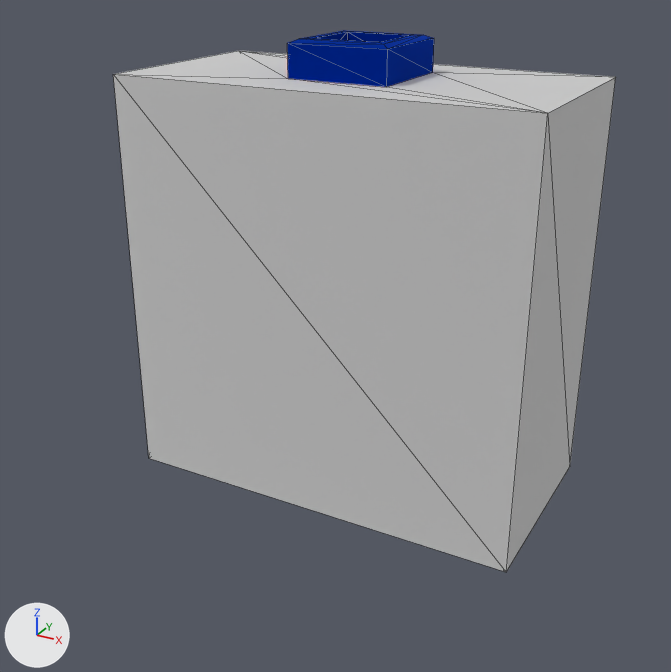
A saved change to the glTF model modules/ARCHEAN_hid/components/Button/PushButton.gltf.
Both versions are drawn from a 50 mm lens placed at (0.244, -0.474, 0.2), pointed at (-0.003, -0.026, -0.024). The lights are fixed; the arrows at lower left show +X, +Y and +Z. Mesh edges are drawn as thin lines. Vertices at the same position are counted once.
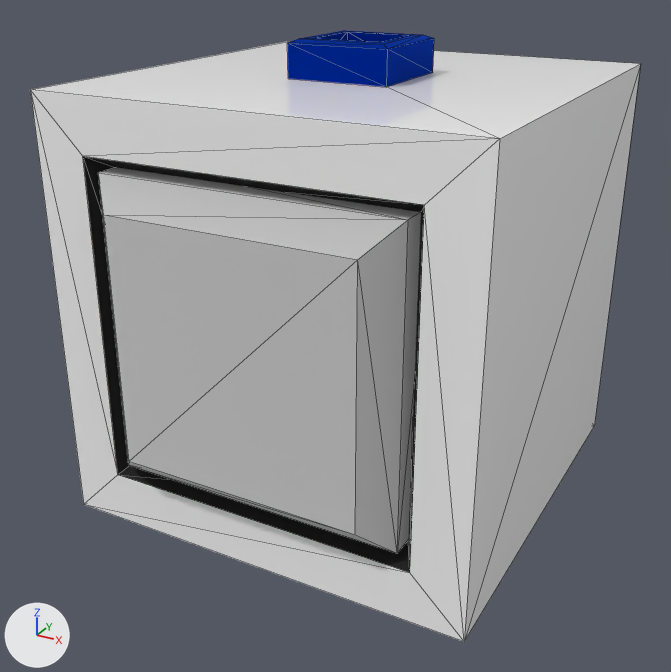
The newer file is also turned or shifted as a whole; pictures and numbers use the older file's frame.

Where the change shows, as pixel boxes [x1, y1, x2, y2] in the pictures (671 x 672 px; the box of a moved part takes in the faces that stretch with it):
```json
{"object": "Cube", "change": "reshaped", "before": [113, 30, 616, 572], "after": [31, 30, 640, 642], "on screen": "21% wider, 13% taller"}
{"part": 1, "of": "me_cube_001", "change": "added", "after": [31, 41, 640, 642]}
{"part": 2, "of": "me_cube_001", "change": "moved or reshaped", "before": [113, 51, 616, 572], "after": [98, 167, 421, 553]}
```

Scene script edits in JSON lines:
```json
{"op": "add", "block": "mat_body", "code": ["mat_body = principled_material('body')", "mat_body.base_color = (0.01, 0.01, 0.01)  # black #191919", "mat_body.roughness = 1.0"]}
{"block": "me_cube_001", "where": "# used by ob_cube; location = (0.0, 0.0, 0.0)"}
{"op": "remove", "block": "me_cube_001", "code": "me_cube_001.from_pydata(...)  # 196 vertices, 372 faces; spans x -0.125..0.125, y -0.062..0.095, z -0.125..0.146"}
{"op": "add", "block": "me_cube_001", "code": "me_cube_001.from_pydata(...)  # 208 vertices, 388 faces; spans x -0.125..0.125, y -0.139..0.125, z -0.125..0.146"}
{"block": "me_cube_001", "change": "me_cube_001 part 1: a new loose piece of 16 vertices spanning x -0.125..0.125, y -0.125..0.125, z -0.125..0.125"}
{"block": "me_cube_001", "change": "me_cube_001 part 2"}
{"block": "me_cube_001", "change": "16 vertices are removed from x -0.125..0.125, y -0.062..0.095, z -0.125..0.125"}
{"block": "me_cube_001", "change": "178 faces are deleted"}
{"block": "me_cube_001", "change": "12 vertices are added at x -0.086..0.086, y -0.139..-0.099, z -0.086..0.086"}
{"block": "me_cube_001", "change": "20 new faces join them, mat_color2 (white #e7e7e7)"}
{"block": "me_cube_001", "change": "146 new faces join them, mat_data_connector (blue #003fbc)"}
{"op": "add", "block": "me_cube_001", "code": "me_cube_001.materials.append(mat_body)  # black #191919"}
```
